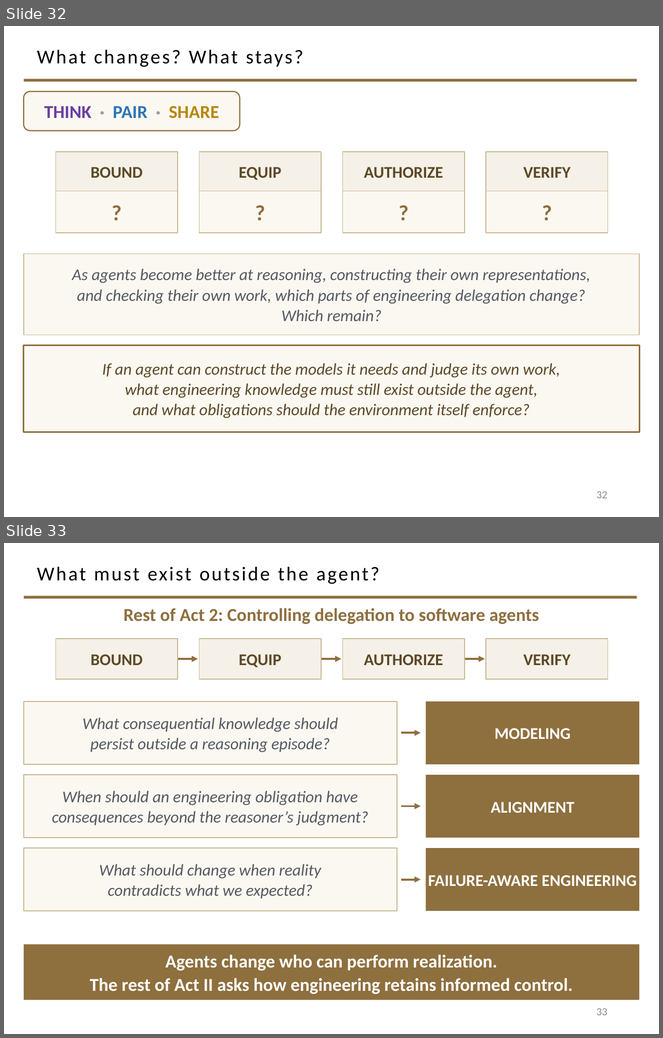
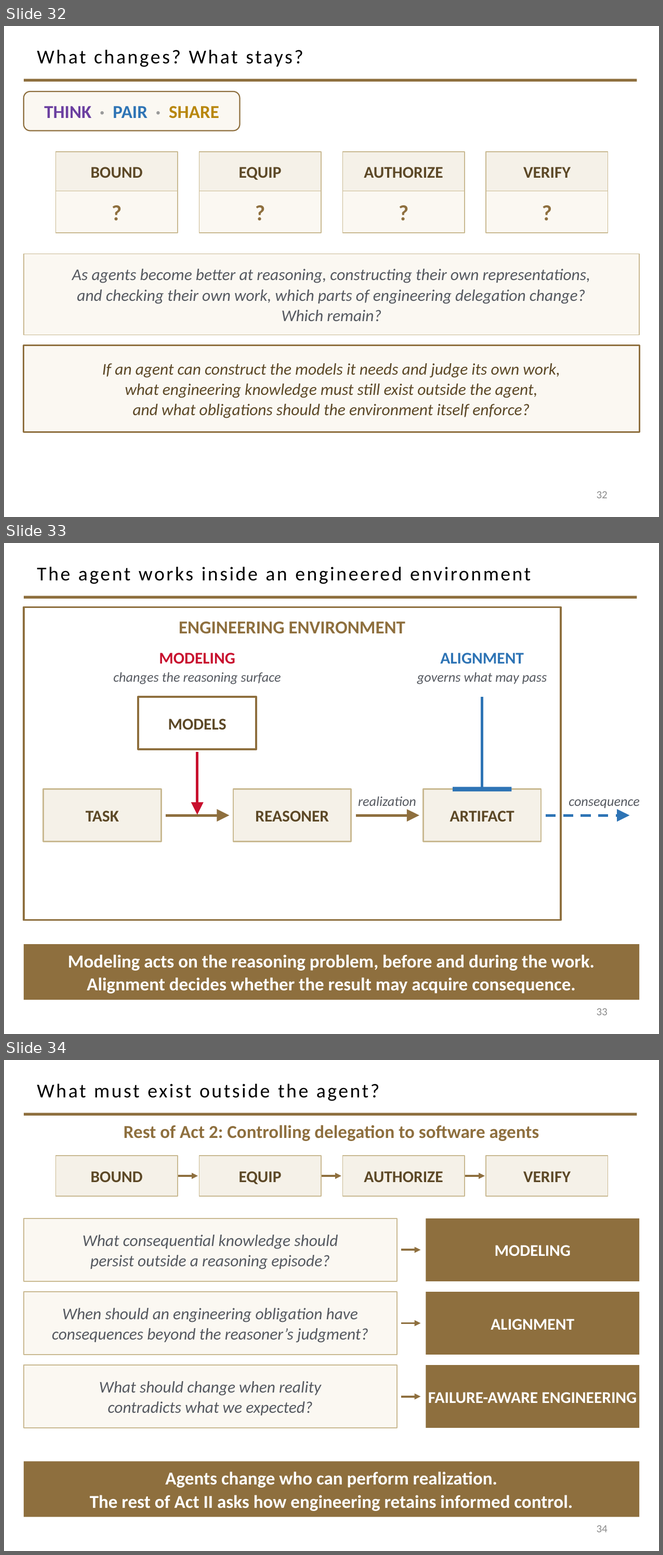
Before and after one commit to davisjam/model-based-agentic-software-engineering, a slide deck: course/lectures/act-2-delegation-and-control/01-delegation/2-1-Agents.pptx. Shown one above the other, each under a label of ours: slides 32 and 33 before the commit, slides 32, 33 and 34 after it. The pictures are 663x1038 and 663x1555 pixels, drawn with LibreOffice and Linux fonts; fonts in the diff are those of the drawing; background and template pictures are left out. Boxes give left, top, right and bottom in pixels: in the first picture for what was removed or moved away, otherwise in the second. Text is boxed around its words. In the diff, an @@ line names an element or a change of style, - is before the commit and + after.

```diff
--- a/course/lectures/act-2-delegation-and-control/01-delegation/2-1-Agents.pptx
+++ b/course/lectures/act-2-delegation-and-control/01-delegation/2-1-Agents.pptx
@@ slide 33 added at <box>4,543,659,1034</box>, background #FFFFFF; not listed: 1 template element that a slide beside it also shows @@
@@ title added at <box>37,566,531,584</box>, 21.6 pt, text #000000 @@
+The agent works inside an engineered environment
@@ rectangle added at <box>24,607,561,921</box>, outline #8E6F3E 2 pt @@
@@ text added at <box>179,622,405,634</box>, 20 pt, text #8E6F3E, bold @@
+ENGINEERING ENVIRONMENT
@@ text added at <box>113,653,281,684</box>, 15 pt, text #555960, italic @@
+MODELING
+changes the reasoning surface
@@ text added at <box>417,653,547,684</box>, 15 pt, text #555960, italic @@
+ALIGNMENT
+governs what may pass
@@ rectangle added at <box>138,697,256,749</box>, fill #FFFFFF, outline #8E6F3E 2.25 pt, 18 pt, text #5C4826, bold @@
+MODELS
@@ line added from (482, 697) to (482, 787), #2E74B5 2.75 pt @@
@@ arrow added from (197, 752) to (197, 815), #C8102E 2.75 pt @@
@@ rectangle added at <box>44,789,161,842</box>, fill #F5F1E8, outline #C9B991 1.5 pt, 18 pt, text #5C4826, bold @@
+TASK
@@ rectangle added at <box>233,789,351,842</box>, fill #F5F1E8, outline #C9B991 1.5 pt, 18 pt, text #5C4826, bold @@
+REASONER
@@ rectangle added at <box>423,789,541,842</box>, fill #F5F1E8, outline #C9B991 1.5 pt, 18 pt, text #5C4826, bold @@
+ARTIFACT
@@ rectangle added at <box>453,787,512,792</box>, fill #2E74B5 @@
@@ text added at <box>358,797,416,810</box>, 15 pt, text #555960, italic @@
+realization
@@ text added at <box>569,799,640,810</box>, 15 pt, text #555960, italic @@
+consequence
@@ arrow added from (166, 815) to (229, 815), #8E6F3E 2.75 pt @@
@@ arrow added from (356, 815) to (419, 815), #8E6F3E 2.75 pt @@
@@ arrow added from (546, 815) to (630, 815), #2E74B5 2.75 pt dashed @@
@@ rectangle added at <box>24,944,639,1000</box>, fill #8E6F3E, 20 pt, text #FFFFFF, bold @@
+Modeling acts on the reasoning problem, before and during the work.
+Alignment decides whether the result may acquire consequence.
@@ page number added at <box>597,1008,608,1016</box>, 12 pt, text #8C8C8C @@
+33
@@ what was slide 33 is now slide 34 @@
@@ page number at <box>597,1525,608,1533</box>: text changed @@
-33
+34
```
